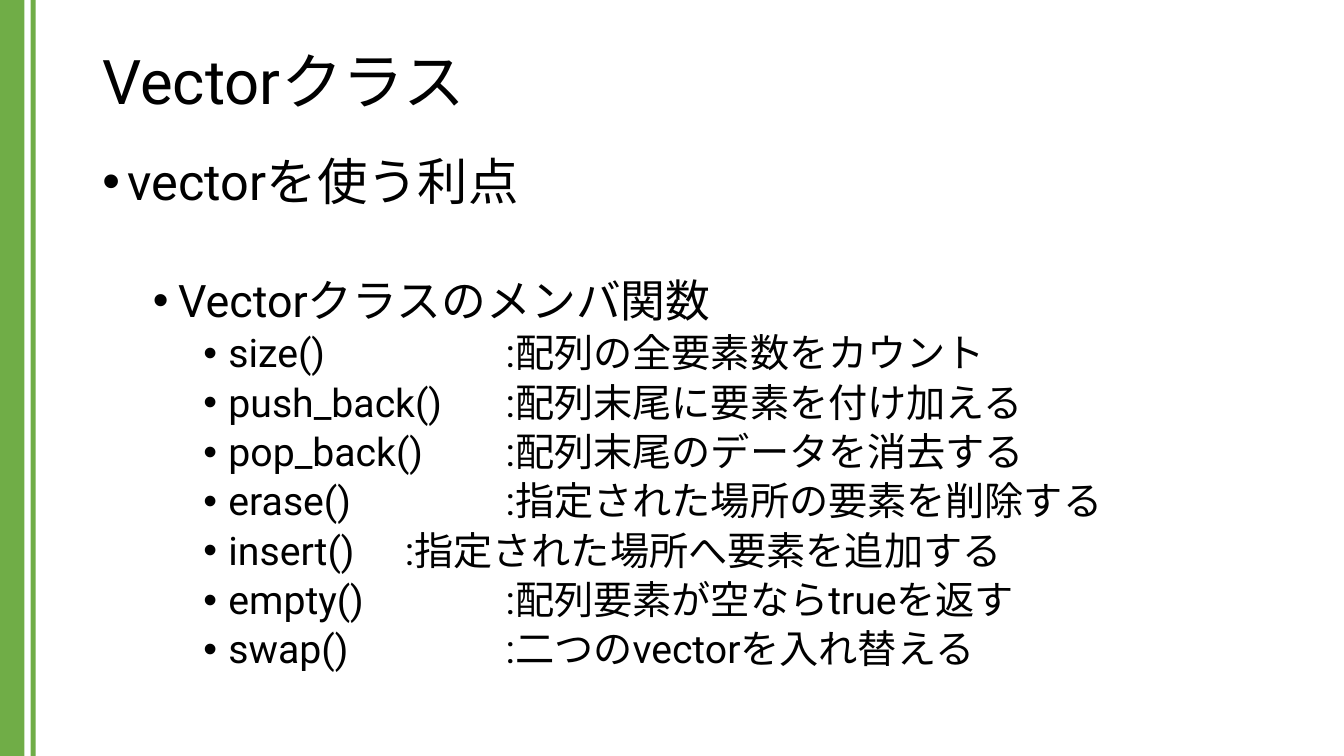
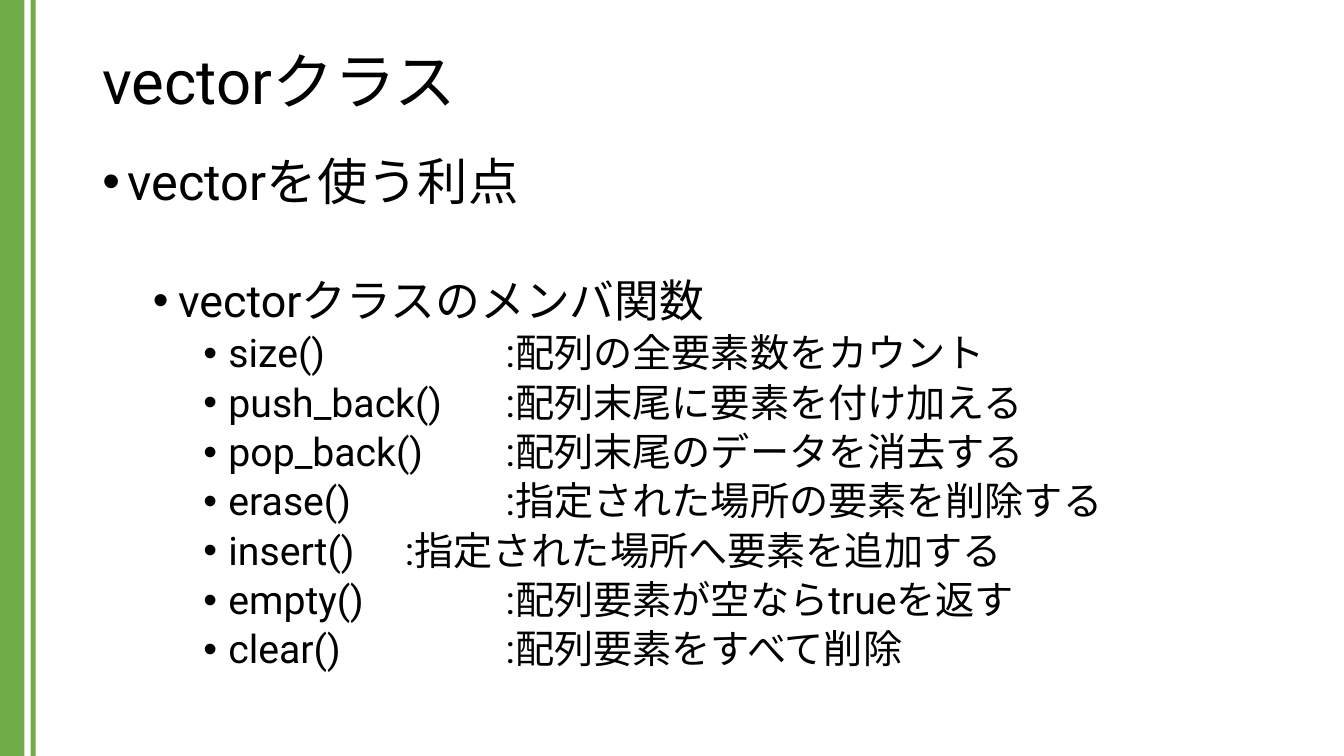
Before and after one commit to kic-murata/cpp2024, a slide deck: slide 8 of 授業資料/講義資料：Vectorクラス.pptx (slide 7 before the commit). Drawn at 1344x756 pixels with LibreOffice and Linux fonts; fonts in the diff are those of the drawing. Boxes give left, top, right and bottom in pixels: in the first picture for what was removed or moved away, otherwise in the second. Text is boxed around its words. In the diff, an @@ line names an element or a change of style, - is before the commit and + after.

```diff
--- a/授業資料/講義資料：Vectorクラス.pptx
+++ b/授業資料/講義資料：Vectorクラス.pptx
@@ title at [102, 54, 456, 107]: text changed @@
-Vectorクラス
+vectorクラス
@@ text at [178, 279, 704, 321]: text changed @@
-  • Vectorクラスのメンバ関数
+  • vectorクラスのメンバ関数
@@ text at [228, 630, 903, 672]: text changed @@
-    • swap() :二つのvectorを入れ替える
+    • clear() :配列要素をすべて削除
```
Also in this commit, not shown: 9 other slides changed, 12 slides added, 1 other file.
